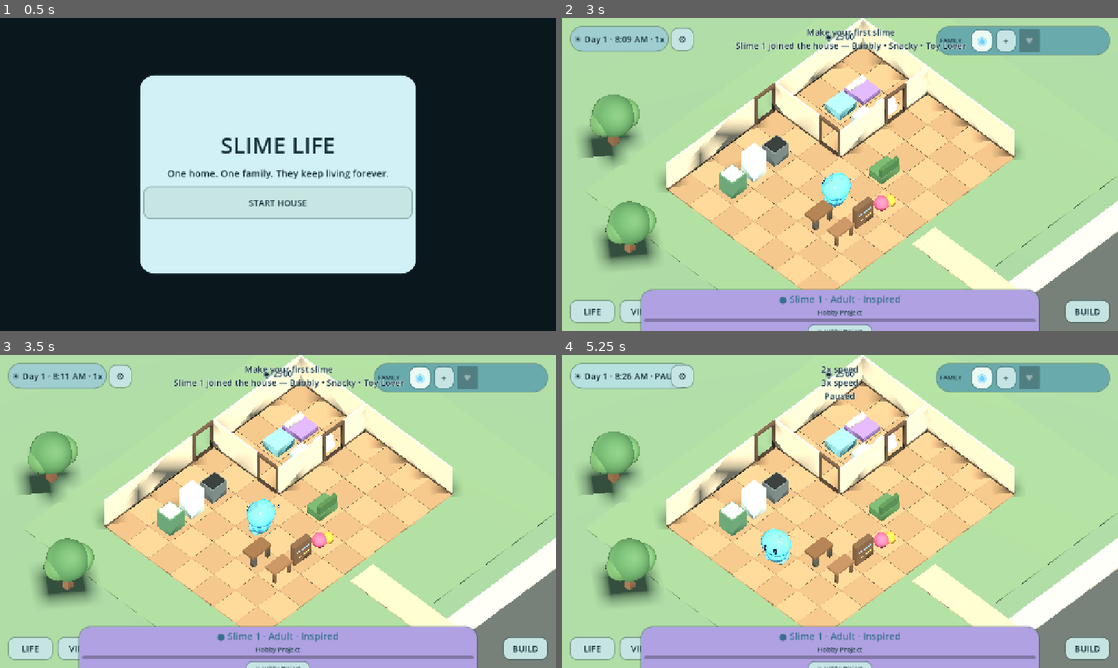
Above: before the commit, frames 1-4 (two rows, left to right).
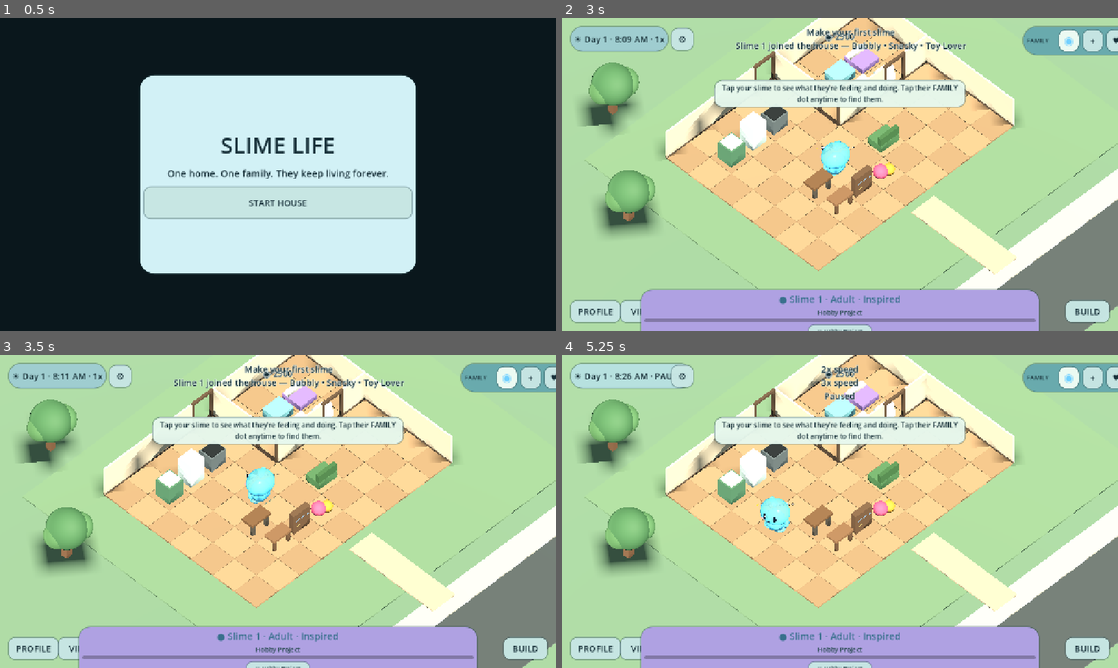
Above: after the commit, the same moments.

Repository: wisteria477/Slime-game
Game: Godot game, scene res://scenes/Main.tscn
Same seed, same stepped clock (60 frames per second), same inputs: the game is played once before the commit and once after it.
Inputs:
- Up to frame 1 (0.5 s): no input
- Up to frame 2 (3 s): click "START HOUSE" at 0.5 s; click "NEEDS" at 1.25 s; click "LIFE" (after the commit: "PROFILE") at 2 s; click "CREATE" at 2.75 s
- Up to frame 3 (3.5 s): no input
- Up to frame 4 (5.25 s): click "☀ Day 1 · 8:11 AM · 1x" at 3.5 s; click "☀ Day 1 · 8:17 AM · 2x" at 4.25 s; click "☀ Day 1 · 8:26 AM · 3x" at 5 s

Frame 1 is identical in both runs. In frame 2, 40% of the frame differs, in the area x 3-100%, y 0-100%; in frame 3, 40%; in frame 4, 41%.

Commit message:
Improve mobile hierarchy focus baby feedback and guided onboarding

Diff:
--- a/scripts/main.gd
+++ b/scripts/main.gd
@@ -101,6 +101,8 @@
 var pinch_centroid := Vector2.ZERO
 var pinch_angle := 0.0
 var last_viewport_size := Vector2.ZERO
+var tutorial_step := 0
+var tutorial_label: Label
 
 func _ready() -> void:
     Engine.max_fps = 60
@@ -411,12 +413,13 @@
     life_button.custom_minimum_size = Vector2(118, 62)
     life_button.offset_left = 18
     life_button.offset_right = 136
-    camera_button.custom_minimum_size = Vector2(118, 62)
+    camera_button.custom_minimum_size = Vector2(96, 54)
     camera_button.offset_left = 146
-    camera_button.offset_right = 264
+    camera_button.offset_right = 242
+    camera_button.visible = not portrait
     needs_toggle_button.custom_minimum_size = Vector2(118, 62)
-    needs_toggle_button.offset_left = 274
-    needs_toggle_button.offset_right = 392
+    needs_toggle_button.offset_left = 146 if portrait else 252
+    needs_toggle_button.offset_right = 264 if portrait else 370
     if portrait:
         var control_top := -198 if not needs_expanded else -326
         var control_bottom := control_top + 62
@@ -495,7 +498,7 @@
     family_row.add_theme_constant_override("separation", 6)
     family_panel.add_child(family_row)
 
-    life_button = _button("LIFE", _open_life_panel, Vector2(104, 54))
+    life_button = _button("PROFILE", _open_life_panel, Vector2(118, 54))
     camera_button = _button("VIEW", _reset_camera, Vector2(104, 54))
     needs_toggle_button = _button("NEEDS", _toggle_needs, Vector2(104, 54))
     needs_toggle_button.set_anchors_preset(Control.PRESET_BOTTOM_LEFT)
@@ -651,6 +654,22 @@
     status_label.mouse_filter = Control.MOUSE_FILTER_IGNORE
     root_ui.add_child(status_label)
 
+    tutorial_label = Label.new()
+    tutorial_label.set_anchors_preset(Control.PRESET_CENTER_TOP)
+    tutorial_label.offset_left = -290
+    tutorial_label.offset_right = 290
+    tutorial_label.offset_top = 142
+    tutorial_label.offset_bottom = 206
+    tutorial_label.horizontal_alignment = HORIZONTAL_ALIGNMENT_CENTER
+    tutorial_label.vertical_alignment = VERTICAL_ALIGNMENT_CENTER
+    tutorial_label.autowrap_mode = TextServer.AUTOWRAP_WORD_SMART
+    tutorial_label.add_theme_font_size_override("font_size", 16)
+    tutorial_label.add_theme_color_override("font_color", Color("173039"))
+    tutorial_label.add_theme_stylebox_override("normal", _panel_style(Color(0.90, 0.97, 0.93, 0.96), 18))
+    tutorial_label.mouse_filter = Control.MOUSE_FILTER_IGNORE
+    tutorial_label.visible = false
+    root_ui.add_child(tutorial_label)
+
     context_panel = PanelContainer.new()
     context_panel.custom_minimum_size = Vector2(250, 0)
     context_panel.add_theme_stylebox_override("panel", _panel_style(Color(0.88, 0.96, 0.94, 0.985), 24))
@@ -669,6 +688,7 @@
     _refresh_needs_panel()
 
 func _toggle_needs() -> void:
+    tutorial_label.visible = false
     needs_expanded = not needs_expanded
     needs_toggle_button.text = "HIDE" if needs_expanded else "NEEDS"
     if needs_row:
@@ -752,6 +772,7 @@
     controls.add_child(_button("CLOSE", _close_life_panel, Vector2(240, 54)))
 
 func _open_life_panel() -> void:
+    tutorial_label.visible = false
     _populate_social_targets()
     life_overlay.visible = true
     _refresh_life_panel()
@@ -1528,7 +1549,9 @@
     household.select_slime(slime.slime_id)
     audio_manager.positive()
     creator_overlay.visible = false
+    camera_rig.focus_on(slime.global_position)
     _status("%s joined the house — %s" % [slime.display_name, slime.profile_text()])
+    _start_tutorial()
     save_game(false)
 
 func _open_baby() -> void:
@@ -1752,8 +1775,9 @@
     family_row.add_child(add_button)
     baby_button = _button("♥", _open_baby, Vector2(48, 44))
     baby_button.tooltip_text = "Have a baby slime"
-    baby_button.disabled = household.adult_slimes().size() < 2
     family_row.add_child(baby_button)
+    var desired_width := clampf(120.0 + float(household.slimes.size()) * 56.0, 220.0, 520.0)
+    family_panel.offset_left = -desired_width
 
 func _select_and_focus(id_value: String) -> void:
     household.select_slime(id_value)
@@ -1934,6 +1958,7 @@
         context_box.get_child(i).queue_free()
 
 func _show_object_context(item: Dictionary, screen_pos: Vector2) -> void:
+    _tutorial_advance(2)
     var selected := household.selected_slime()
     if selected == null:
         return
@@ -1982,6 +2007,7 @@
     _hide_context()
 
 func _show_slime_context(target: SlimeAgent, screen_pos: Vector2) -> void:
+    _tutorial_advance(3)
     _clear_context_buttons()
     context_title.text = "%s • %s" % [target.display_name, target.emotion]
     var selected := household.selected_slime()
@@ -2078,6 +2104,9 @@
     _refresh_family()
     _refresh_needs_panel()
     _refresh_money()
+    var selected := household.selected_slime()
+    if selected:
+        camera_rig.focus_on(selected.global_position)
     return true
 
 func _read_save_dictionary(path: String) -> Dictionary:
@@ -2149,6 +2178,37 @@
     style.content_margin_bottom = 7
     return style
 
+func _start_tutorial() -> void:
+    tutorial_step = 1
+    _show_tutorial_step()
+
+func _tutorial_advance(required_step: int) -> void:
+    if tutorial_step != required_step:
+        return
+    tutorial_step += 1
+    _show_tutorial_step()
+
+func _show_tutorial_step() -> void:
+    if tutorial_label == null:
+        return
+    match tutorial_step:
+        1:
+            tutorial_label.text = "Tap your slime to see what they’re feeling and doing. Tap their FAMILY dot anytime to find them."
+            tutorial_label.visible = true
+            tutorial_step = 2
+        2:
+            tutorial_label.text = "Tap furniture to choose an interaction. Slimes will also use furniture automatically when they need it."
+            tutorial_label.visible = true
+        3:
+            tutorial_label.text = "Tap another slime to talk, joke, hug, flirt, argue, or switch control."
+            tutorial_label.visible = true
+        4:
+            tutorial_label.text = "PROFILE holds deeper life details. NEEDS expands motives. BUILD changes the house. You’re ready."
+            tutorial_label.visible = true
+            tutorial_step = 5
+        _:
+            tutorial_label.visible = false
+
 func _tick_status(delta: float) -> void:
     if status_label == null:
         return
